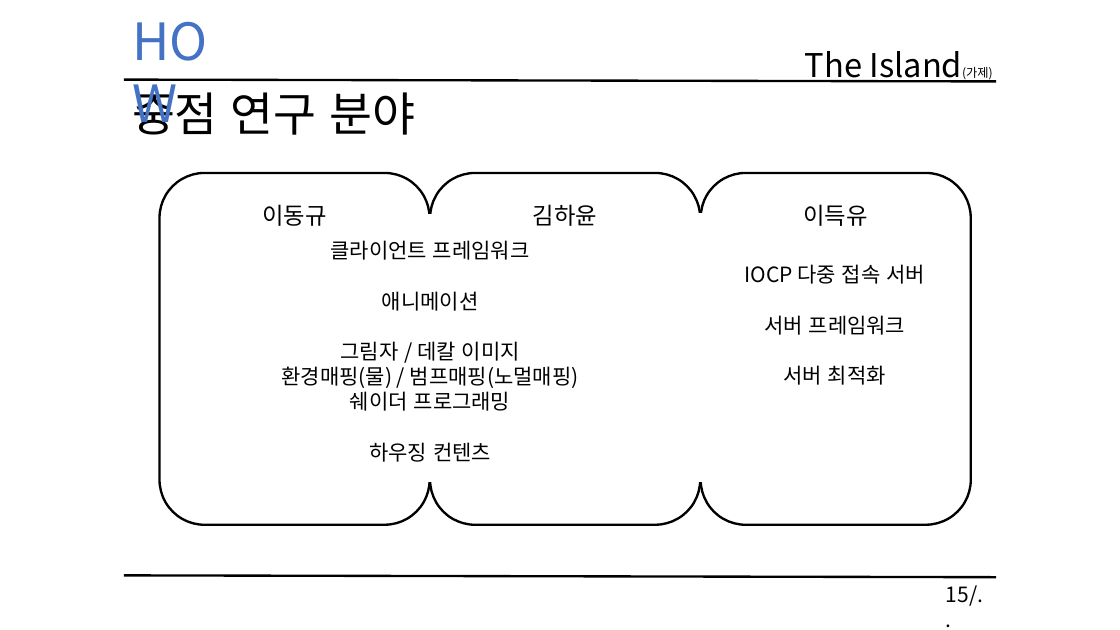
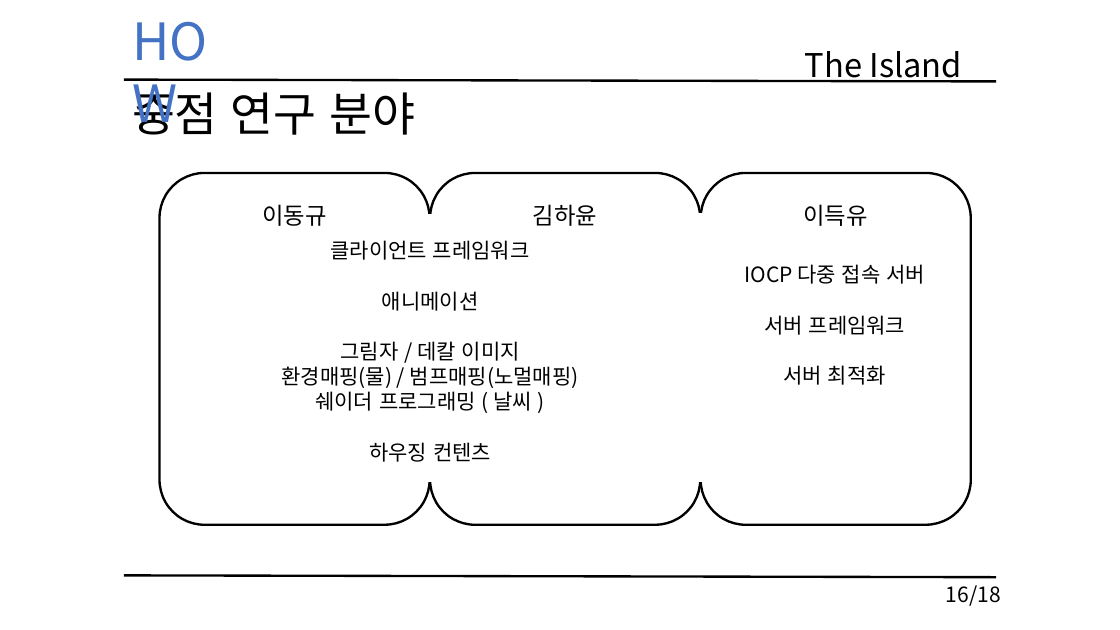
Before and after one commit to KimHaYoon/SickPerson, a slide deck: slide 16 of 문서/졸업작품 게임 기획서 초안.pptx (slide 15 before the commit). Drawn at 1120x630 pixels with LibreOffice and Linux fonts; fonts in the diff are those of the drawing. Boxes give left, top, right and bottom in pixels: in the first picture for what was removed or moved away, otherwise in the second. Text is boxed around its words. In the diff, an @@ line names an element or a change of style, - is before the commit and + after.

```diff
--- a/문서/졸업작품 게임 기획서 초안.pptx
+++ b/문서/졸업작품 게임 기획서 초안.pptx
@@ text at [805,51,962,83]: text changed @@
-The Island(가제)
+The Island
@@ text at [315,391,532,411]: text changed @@
-쉐이더 프로그래밍
+쉐이더 프로그래밍 ( 날씨 )
@@ text at [946,585,1001,606]: text changed @@
-15/..
+16/18
```
Also in this commit, not shown: 18 other slides changed, 1 slide added.
